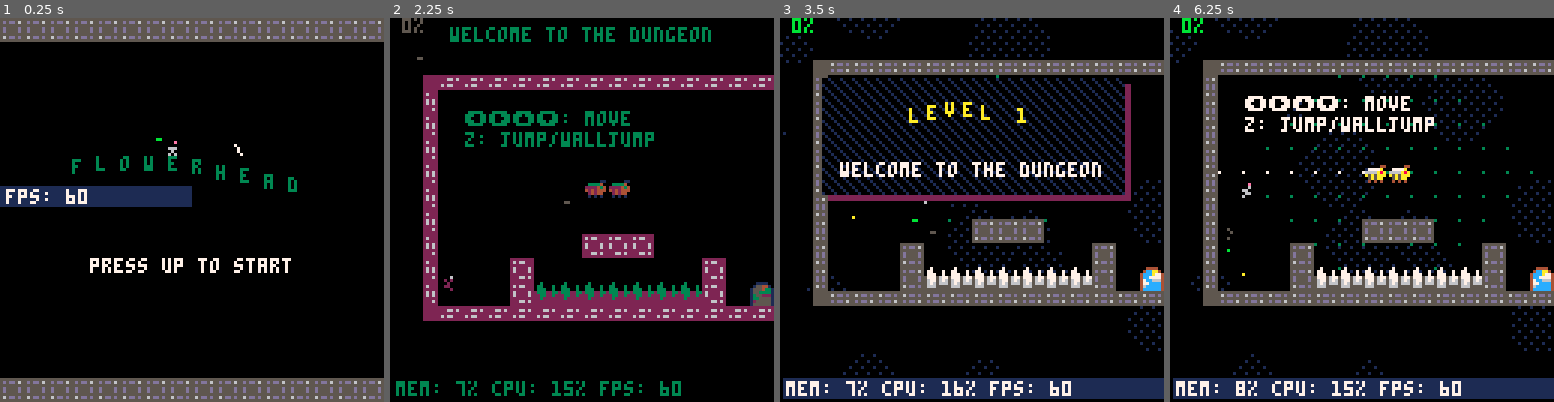
Above: before the commit, frames 1-4 (left to right).
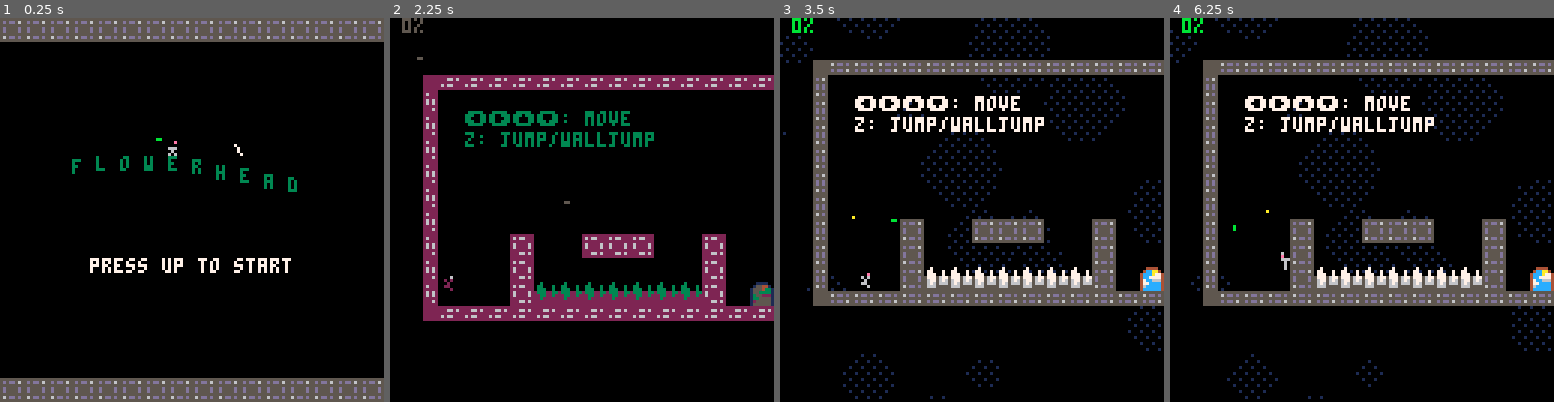
Above: after the commit, the same moments.

Repository: charlietran/flowerhead
Game: PICO-8 cartridge flowerhead.p8
Two runs of this game, one before a commit and one after it. Both use one fixed random seed, a clock stepped at 60 frames per second and the inputs below.
Inputs:
- Up to frame 1 (0.25 s): no input
- Up to frame 2 (2.25 s): tap X (X key) at 0.33, 1.07, 1.85 s; tap O (Z key) at 0.7, 1.7, 2.1 s; hold Right 1.6-2.1 s; hold Up from 2.15 s (still down)
- Up to frame 3 (3.5 s): release Up at 2.42 s; hold Right 2.47-3.03 s; tap O (Z key) at 2.5, 2.9, 3.3 s; tap X (X key) at 2.97 s; hold Left from 3.08 s (still down)
- Up to frame 4 (6.25 s): release Left at 3.58 s; tap O (Z key) every 0.4 s from 3.7 to 6.1 s; hold Right 4.02-4.68 s; tap X (X key) at 4.08, 5.2 s; hold Up 4.73-5.03 s; hold Left 5.08-5.68 s; hold Right from 6.08 s (still down)

The runs differ from the first frame. In frame 1, 2.7% of the frame differs, in the area x 0-50%, y 43-50%; in frame 2, 3.2%; in frame 3, 17%, in the area x 0-100%, y 14-100%; in frame 4, 7.0%.

Commit message:
Add A* pathfinding! And menu toggles

Diff:
--- a/flowerhead.p8
+++ b/flowerhead.p8
@@ -8,8 +8,24 @@
 --
 -- enemies
 
-debug=true
-menuitem(1,"toggle debugging", function() debug=not debug end)
+toggles={
+	bee_move=true
+}
+function make_toggle(name,index)
+	menuitem(index,name..": "..(toggles[name] and 1 or 0), function()
+		toggles[name] = not toggles[name]
+		make_toggle(name,index)
+	end)
+end
+
+make_toggle("performance",1)
+make_toggle("path_vis",2)
+make_toggle("a_star",3)
+make_toggle("bee_move",4)
+menuitem(5,"spawn bee", function()
+	bees:add(levels.current.x2-8,levels.current.y2-8)
+end)
+
 
 function _init()
 	-- how many pixels per frame
@@ -105,7 +121,7 @@
 	else
 		_drawgame()
 	end
-  if(debug) draw_debug()
+  if(toggles.performance) draw_debug()
 end
 
 function draw_debug()
@@ -161,7 +177,7 @@
 
   if not levels.current.started then
     levels.current.started=true
-    banners:add(levels.current.banner)
+    --banners:add(levels.current.banner)
   else
     truncate(grasses.map)
     truncate(bombs.list)
@@ -271,6 +287,14 @@
     caption="plant some flowers!"
   }
 }
+levels.list[3]={
+  cx1=94,cy1=28,
+  enemies_disabled=true,timer_disabled=true,
+  banner={
+    title="level 3",
+    caption=""
+  }
+}
 
 -- find each level block, add
 -- it to the list with coords
@@ -375,9 +399,12 @@
 		return false
 	end
 	local c=self.current
-  c.frame+=1/16
-  if(c.frame==5) c.frame=0
-  mset(c.doorx,c.doory,36+c.frame)
+
+	if c.dooropen then
+		c.frame+=1/16
+		if(c.frame==5) c.frame=0
+		mset(c.doorx,c.doory,36+c.frame)
+	end
 
 	if not c.dooropen and c.planted/c.plantable>=1 then
     c.dooropen=true
@@ -510,6 +537,7 @@
 	if btnp(4) then
 		levels.index+=1
 		levels.current=levels.list[levels.index]
+		truncate(bees.list)
 
     if not levels.current then
       gamestate="outro"
@@ -1160,7 +1188,7 @@
 end
 
 function is_exit(tile)
-  return tile==36
+  return tile>=36 and tile<=40
 end
 
 --effects-----------------------
@@ -1562,6 +1590,7 @@
 --track the player within our
 --specified threshold
 function cam:update()
+	if(gamestate~="game") return
 	self.shake_remaining=max(0,self.shake_remaining-1)
 
 	-- if the camera is too far to
@@ -1617,98 +1646,159 @@
 	camera(cam:position())
 end
 
---the BEES----------------------
+--the bees----------------------
 --------------------------------
 bees={
   list={},
   paths={},
-	update_interval=60
+	update_interval=15
 }
 
 function bees:init()
-  bees:add(60,40)
-  bees:add(68,40)
 end
 
 function bees:update()
   local time=t()
   for _,bee in pairs(bees.list) do
+		bee.cx=flr(bee.x/8)
+		bee.cy=flr(bee.y/8)
 		bee.update_counter+=1
 		if bee.update_counter == bees.update_interval then
 			bee:pathfinding()
 			bee.update_counter=0
 		end
-		--bee:move()
-	end
-end
-
-function bees.move(bee)
+		bee:animate()
+		if toggles.bee_move then
+			bee:move()
+		end
+	end
+end
+
+function bees.animate(bee)
 	bee.frame+=0.25
 	if(bee.frame>2) bee.frame=0
-
-	local xdir = player.x<bee.x and -1 or 1
-	local ydir = player.y<bee.y and -1 or 1
+end
+
+function bees.move(bee)
+	local path_index=1
+
+	local next_cell = bee.path[path_index]
+	if not next_cell then
+		return
+	end
+
+	while (bee.cx == next_cell[1] and bee.cy == next_cell[2] and path_index < #bee.path) do
+		path_index+=1
+		printh("using path: "..path_index)
+		next_cell = bee.path[path_index]
+	end
+
+	local targetx = next_cell[1]*8+4
+	local targety = next_cell[2]*8+4
+
+	if not next_cell then
+		printh("no next cell")
+		return
+	end
+
+	local xdir = targetx<bee.x and -1 or 1
+	local ydir = targety<bee.y and -1 or 1
+
 	local xstep,ystep = xdir*bee.vx,ydir*bee.vy
 
-	--if abs(player.x-bee.x) > 3 then
 	if collide(bee,'x',xstep) then
 	else
 		bee.x += xstep
 	end
-	--end
-	bee.flipx = xdir==-1
-
-	--if abs(player.y-bee.y) > 3 then
-	if collide(bee,'y',ystep) then
+	bee.flipx = next_cell[1] < bee.cx
+
+	local time=t()
+	local offset=sin(time)
+	if collide(bee,'y',ystep+offset) then
 	else
-		bee.y += ystep
-		bee.y+=sin(time)*(0.5)
-	end
-	--end
+		bee.y += ystep + offset
+	end
+
+	if bee.x + bee.wr > player.x - player.wr and
+		bee.x - bee.wr < player.x + player.wr and
+		bee.y + bee.hr > player.y - player.hr and
+		bee.y - bee.hr < player.y + player.hr and
+		not player.dying then
+		player:die()
+		bee.x=60
+		bee.y=40
+	end
 end
 
 function bees:draw()
-  for _,bee in pairs(self.list) do
-    spr(
-      24+bee.frame,
-      bee.x-bee.wr,bee.y-bee.hr,
-      1,1,
-      bee.flipx)
-
-		for cell in all(bee.visited) do
-			pset(cell[1]*8,cell[2]*8,3)
-		end
-
-		for cell in all(bee.path) do
-			pset(cell[1]*8,cell[2]*8,7)
-		end
-  end
-end
-
--- Manhattan distance between start and end
+	for _,bee in pairs(self.list) do
+		spr(
+		24+bee.frame,
+		bee.x-bee.wr,bee.y-bee.hr,
+		1,1,
+		bee.flipx)
+
+		if toggles.path_vis then
+
+			local points={}
+			for cell in all(bee.visited) do
+				add(points,{cell[1]*8+4,cell[2]*8+4})
+			end
+
+			for i=2,#points do
+				local x1=points[i-1][1]
+				local y1=points[i-1][2]
+				local x2=points[i][1]
+				local y2=points[i][2]
+				line(x1,y1,x2,y2,3)
+			end
+
+			local points={}
+			for cell in all(bee.path) do
+				add(points,{cell[1]*8+4,cell[2]*8+4})
+			end
+
+			for i=2,#points do
+				local x1=points[i-1][1]
+				local y1=points[i-1][2]
+				local x2=points[i][1]
+				local y2=points[i][2]
+				line(x1,y1,x2,y2,7)
+			end
+		end
+	end
+end
+
+-- manhattan distance between start and end
 function bees:distance(start, target)
 	return abs(start[1]-target[1]) + abs(start[2]-target[2])
 end
 
--- Takes a list of frontier nodes to visit
+-- takes a list of frontier nodes to visit
 -- and returns the one with the minimum
 -- node.cost + distance(node, target)
-function bees:choose_next(frontier)
-	if not a_star then
+function bees:choose_next(frontier, goal_cell)
+	if not toggles.a_star then
 		return pop_end(frontier)
 	end
 
 	best_cost = 128*2
 	next_node = nil
 	for _,node in pairs(frontier) do
-
-	end
+		local current_distance = node.cost + bees:distance(node.cell,goal_cell)
+		if current_distance < best_cost then
+			best_cost = current_distance
+			next_node = node
+		end
+	end
+	del(frontier,next_node)
+	return next_node
 end
 
 -- pathfinding logic for finding optimal route to player
 function bees.pathfinding(bee)
   -- get the cell coordinate of the player
-  local goal=pos_to_cell(player.x,player.y)
+  local goal=pos_to_cell(player.x+player.wr,player.y+player.hr)
   local goal_index=cell_to_index(goal)
 
 
@@ -1718,7 +1808,7 @@
 
 	local frontier={{cell=start, cost=0}}
 	local came_from={}
-	came_from[start_index]="none"
+	came_from[start_index]={cell=start,cost=0}
 
 	local current,neighbors
 	local count=0
@@ -1731,31 +1821,29 @@
 		--printh("frontier length: "..#frontier)
 		count+=1
 		--current=choose_next(frontier)
-		current=bees:choose_next(frontier)
+		current=bees:choose_next(frontier,goal)
 		add(bee.visited,current.cell)
 		--printh("searching at: "..current[1]..","..current[2])
 		--mset(current[1],current[2],34)
-		neighbors=bees.get_neighbors(current.cell)
+		neighbors=bees.get_neighbors(current.cell,came_from)
 
 		for neighbor in all(neighbors) do
 			local neighbor_index=cell_to_index(neighbor)
-			if came_from[neighbor_index]==nil then
-				insert(frontier,{cell=neighbor, cost=current.cost+1})
-				came_from[neighbor_index]=current
-			end
+			insert(frontier,{cell=neighbor, cost=current.cost+1})
+			came_from[neighbor_index]=current
 			if neighbor_index==goal_index then
-				printh("FOUND PLAYER IN: "..count)
+				--printh("found player in: "..count)
 				found=true
 				break
 			end
 		end
 	end
 
+	current=came_from[goal_index]
 	if not current then
 		return
 	end
-
-	current=came_from[goal_index].cell
+	current = current.cell
 	bee.path={current}
 	local path_index=cell_to_index(current)
 
@@ -1764,24 +1852,27 @@
 		current = came_from[path_index].cell
 		path_index = cell_to_index(current)
 	end
-end
-
-function bees.get_neighbors(pos)
+	add(bee.path,goal)
+end
+
+function bees.get_neighbors(pos,came_from)
   local neighbors={}
   local lvl=levels.current
 	local x,y=pos[1],pos[2]
 
-	if x>lvl.cx1 and not iswall(mget(x-1,y)) then
-		add(neighbors,{x-1,y})
-	end
-	if x<lvl.cx2 and not iswall(mget(x+1,y)) then
-		add(neighbors,{x+1,y})
-	end
-	if y>lvl.cy1 and not iswall(mget(x,y-1)) then
-		add(neighbors,{x,y-1})
-	end
-	if y<lvl.cy2 and not iswall(mget(x,y+1)) then
-		add(neighbors,{x,y+1})
+	for i=-1,1 do
+		for j=-1,1 do
+			local newx,newy=x+i,y+j
+			local neighbor_index=cell_to_index({newx,newy})
+			if not came_from[neighbor_index] and
+				not (i==0 and j==0) and
+				newx>lvl.cx1 and newx<lvl.cx2 and
+				newy>lvl.cy1 and newy<lvl.cy2 and
+				not iswall(mget(newx,newy))
+			then
+				add(neighbors,{newx,newy})
+			end
+		end
 	end
 
   return neighbors
@@ -1789,6 +1880,7 @@
 
 function bees:add(x,y)
   local bee={
+		bee=true,
     x=x,
     y=y,
     vx=0.5,
@@ -1801,13 +1893,14 @@
 		path={},
 		update_counter=0,
 		pathfinding=bees.pathfinding,
-		move=bees.move
+		move=bees.move,
+		animate=bees.animate
   }
   add(self.list, bee)
 end
 
 function bees.die(bee)
-  del(bees.list, bee)
+  --del(bees.list, bee)
 end
 
 
@@ -2014,14 +2107,14 @@
 dddddddd55355555888888884c5c5c54477cccc44cccccc44cccc7744cc7777447777cc400000000000000000000000000000000000000000000000000000000
 dddddddd563dd5d5888888884c5c5c5446ccccc44cccccc44ccccc644ccc66c44c66ccc400000000000000000000000000000000000000000000000000000000
 dddddddd55555555888888884c5c5c544cccccc44cccccc44cccccc44cccccc44cccccc400000000000000000000000000000000000000000000000000000000
-00700000000000000000000000000000000000000000000000000000000000000000000000000000000000000004400000044000000000000000000000000000
-07700070000000000000000000000000000000000000000000000000000000000000000000000000000000000444444004499440000000000000000000000000
-077700700000000000000000000000000000000000000000000000000000000000000000000000000000000004a5a540049aa940000000000000000000000000
-577756770000000000000000000000000000000000000000000000000000000000000000000000000000000044a5a54444aaa944000000000000000000000000
-567756760000000000000000000000000000000000000000000000000000000000000000000000000000000045a5a5a44aaaaa94000000000000000000000000
-567656660000000000000000000000000000000000000000000000000000000000000000000000000000000045a5a5a44aaaaa94000000000000000000000000
-566655550000000000000000000000000000000000000000000000000000000000000000000000000000000045a5a5a44aaaaa94000000000000000000000000
-555555550000000000000000000000000000000000000000000000000000000000000000000000000000000045a5a5a44aaaaa94000000000000000000000000
+00700000000000000000000000000000000000000000000000000000000000000000000000000000000000000000000000000000000000000000000000000000
+07700070000000000000000000000000000000000000000000000000000000000000000000000000000000000000000000000000000000000000000000000000
+07770070000000000000000000000000000000000000000000000000000000000000000000000000000000000000000000000000000000000000000000000000
+57775677000000000000000000000000000000000000000000000000000000000000000000000000000000000000000000000000000000000000000000000000
+56775676000000000000000000000000000000000000000000000000000000000000000000000000000000000000000000000000000000000000000000000000
+56765666000000000000000000000000000000000000000000000000000000000000000000000000000000000000000000000000000000000000000000000000
+56665555000000000000000000000000000000000000000000000000000000000000000000000000000000000000000000000000000000000000000000000000
+55555555000000000000000000000000000000000000000000000000000000000000000000000000000000000000000000000000000000000000000000000000
 00e0000000e0000000e0000000000000000000000000000000000000000000000000000000000000000000000000000000000000000000000000000000000000
 00000000000000000000000000e00000005550000000000000000000000000000000000000000000000000000000000000000000000000000000000000000000
 66600000060000006660000000000000050055000000000000000000000000000000000000000000000000000000000000000000000000000000000000000000
@@ -2258,7 +2351,7 @@
 0200000000000000000000000000000402313131313131313131313131313104000000000000000000000000000000000000000000000031313131313131313131313131313131000000000000000000000000003131313131313131313131313131000000000000000000000000000000000031313131313131313131313131
 0200000000000000000000000000000402313131313131313131313131313104000000000000000000000000000000000000000000000031313131313131313131313131313131000000000000000000000000003131313131313131313131313131000000000000000000000000000000000031313131313131313131313131
 0200000000000000000000000000000402313131313131313131313131313104000000000000000000000000000000000000000000000031313131313131313131313131313131000000000000000000000000003131313131313131313131313131000000000000000000000000000000000031313131313131313131313131
-0200000000000001010100000000000402313131313131313131313131313104000000000000000000000000000000000000000000000031313131313131313131313131313131000000000000000000000000003131313131313131313131313131000000000000000000000000000000000031313131313131313131313131
+0200000001000001010100000100000402313131313131313131313131313104000000000000000000000000000000000000000000000031313131313131313131313131313131000000000000000000000000003131313131313131313131313131000000000000000000000000000000000031313131313131313131313131
 0200000001000000000000000100000402313131313131313131313131313104000000000000000000000000000000000000000000000031313131313131313131313131313131000000000000000000000000003131313131313131313131313131000000000000000000000000000000000031313131313131313131313131
 0240000001303030303030300100240402313131313131313131313131313104000000000000000000000000000000000000000000000031313131313131313131313131313131000000000000000000000000003131313131313131313131313131000000000000000000000000000000000031313131313131313131313131
 0703030303030303030303030303030602234031313131310101010131313104000000000000000000000000000000000000000000000031313131313131313131313131313131000000000000000000000000003131313131313131313131313131000000000000000000000000000000000031313131313131313131313131
